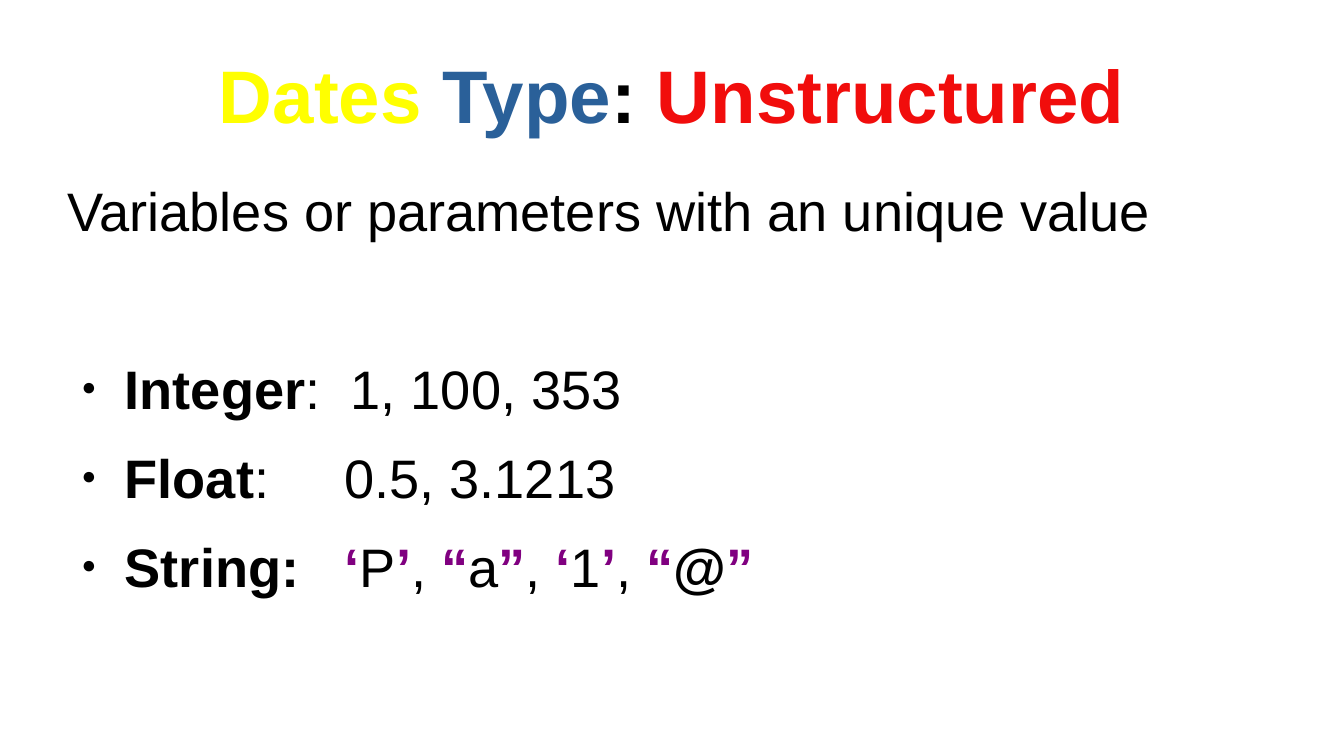
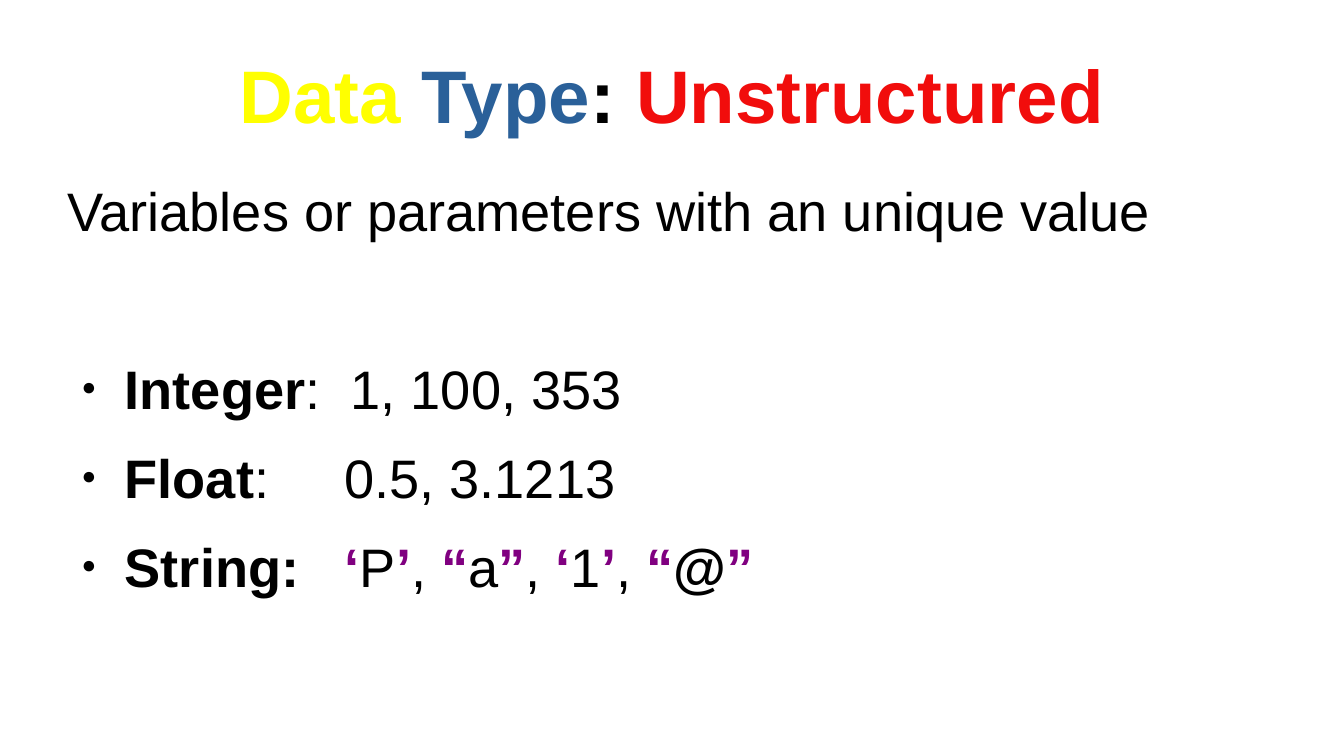
Before and after one commit to AndyDanian/chempyI, a slide deck: slide 2 of presentations/m1/c1.odp. Drawn at 1344x756 pixels with LibreOffice and Linux fonts; fonts in the diff are those of the drawing. Boxes give left, top, right and bottom in pixels: in the first picture for what was removed or moved away, otherwise in the second. Text is boxed around its words. In the diff, an @@ line names an element or a change of style, - is before the commit and + after.

```diff
--- a/presentations/m1/c1.odp
+++ b/presentations/m1/c1.odp
@@ title at (x1=240, y1=69, x2=1103, y2=137): text changed @@
-Dates Type: Unstructured
+Data Type: Unstructured
```
Also in this commit, not shown: 2 other slides changed, 3 other files.
